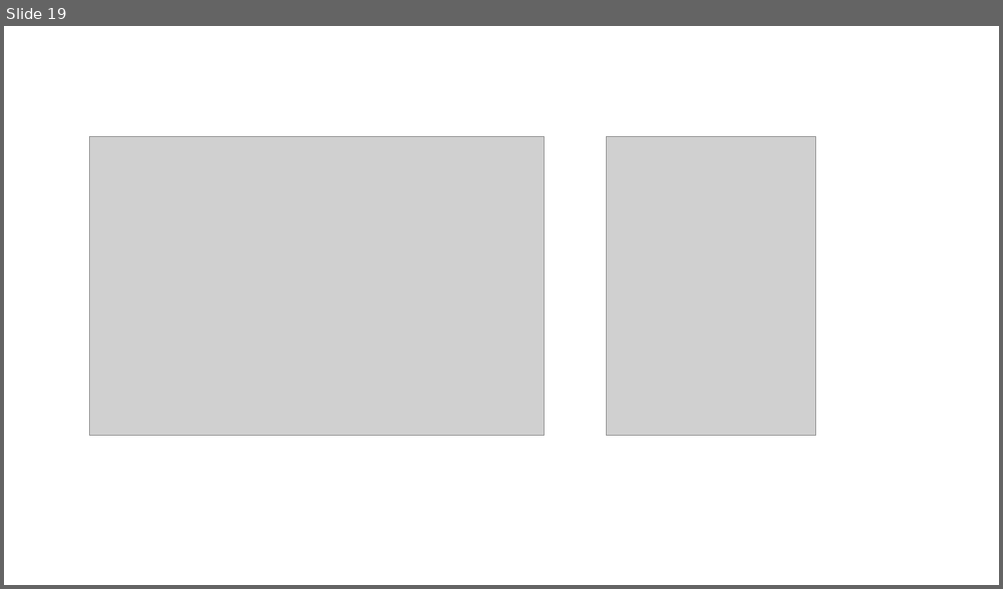
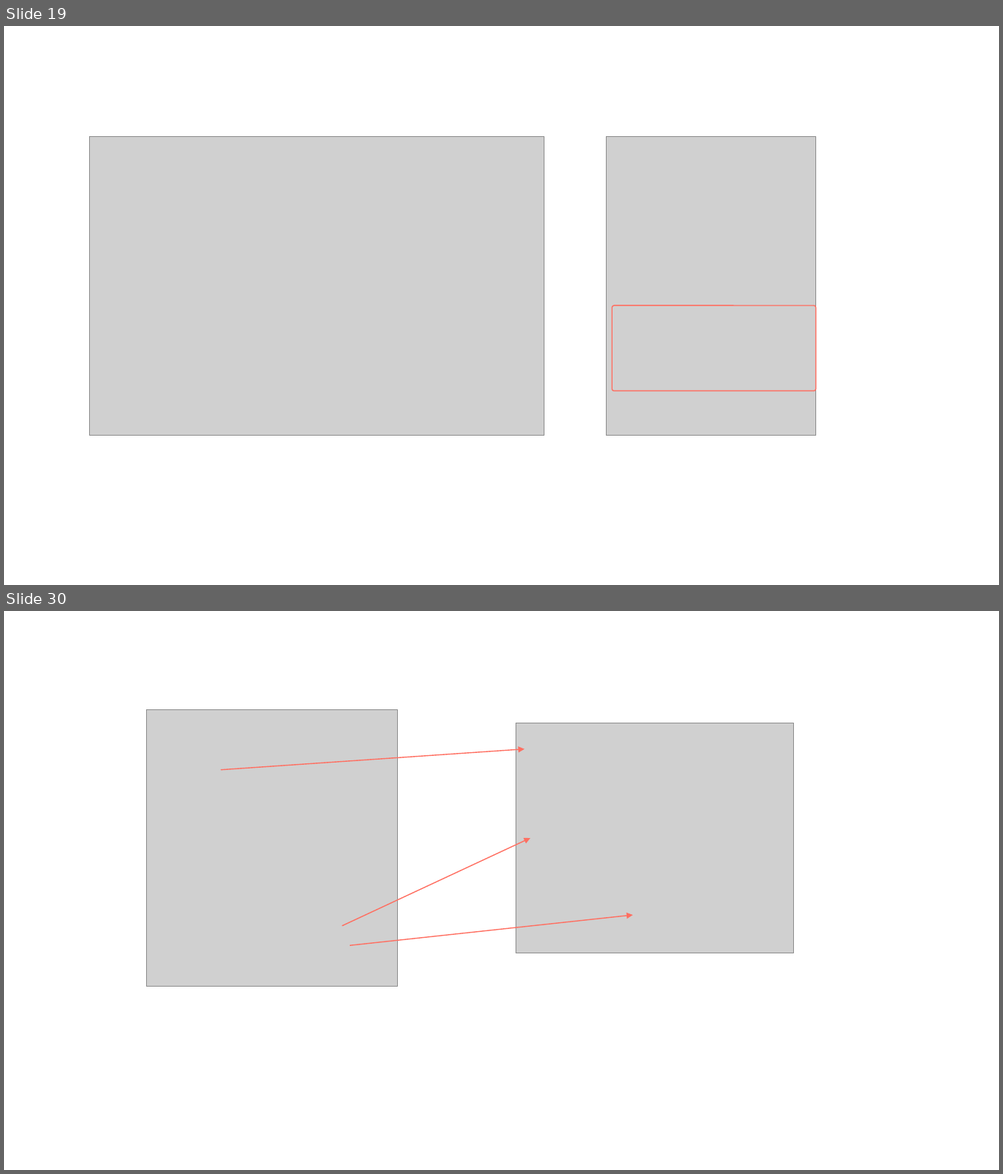
Before and after one commit to extreal-dev/Extreal.Guide, a slide deck: work/work.pptx. Shown one above the other, each under a label of ours: slide 19 before the commit, slides 19 and 30 after it; the slides between them are not shown. The pictures are 1003x589 and 1003x1174 pixels, drawn with LibreOffice and Linux fonts; fonts in the diff are those of the drawing; grey boxes stand for pictures. Boxes give left, top, right and bottom in pixels: in the first picture for what was removed or moved away, otherwise in the second. Text is boxed around its words. In the diff, an @@ line names an element or a change of style, - is before the commit and + after.

```diff
--- a/work/work.pptx
+++ b/work/work.pptx
@@ slide 30 added at bbox=[4, 611, 999, 1170], background #FFFFFF @@
@@ picture added at bbox=[147, 710, 397, 987] @@
@@ picture added at bbox=[516, 723, 794, 954] @@
@@ arrow added from (220, 770) to (524, 749), #FF6F61 1 pt @@
@@ arrow added from (342, 925) to (530, 839), #FF6F61 1 pt @@
@@ arrow added from (350, 946) to (633, 915), #FF6F61 1 pt @@
@@ slide 19 changed as well @@
@@ rounded rectangle added at bbox=[612, 306, 816, 392], outline #FF6F61 1 pt @@
```
Also in this commit, not shown: 11 other slides added, 1 slide removed, 15 other files.
